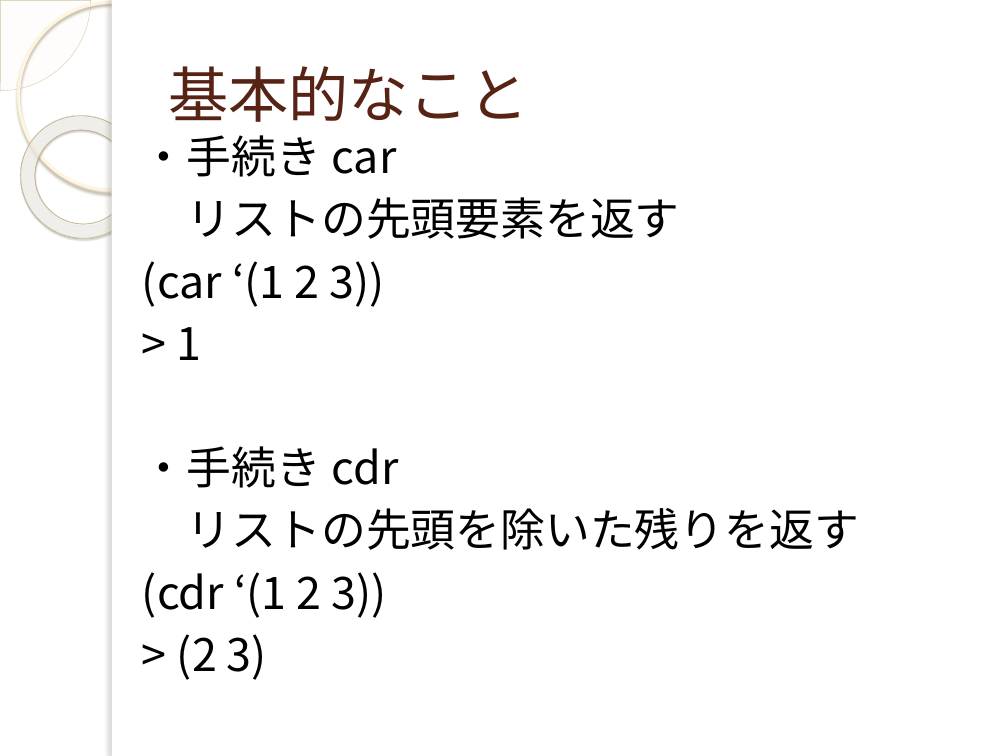
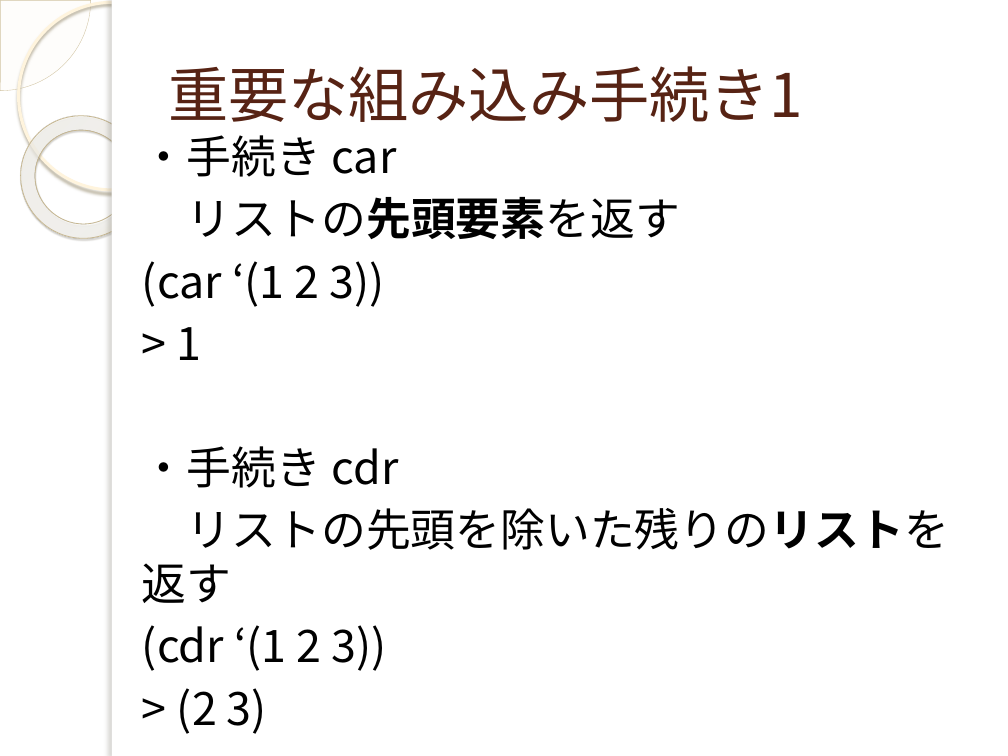
Before and after one commit to yuridonus/FEstudy, a slide deck: slide 15 of scheme.pptx (slide 14 before the commit). Drawn at 1008x756 pixels with LibreOffice and Linux fonts; fonts in the diff are those of the drawing; background and template pictures are left out. Boxes give left, top, right and bottom in pixels: in the first picture for what was removed or moved away, otherwise in the second. Text is boxed around its words. In the diff, an @@ line names an element or a change of style, - is before the commit and + after.

```diff
--- a/scheme.pptx
+++ b/scheme.pptx
@@ title at [168,66,803,122]: text changed @@
-基本的なこと
+重要な組み込み手続き1
@@ text at [187,197,680,239]: bold on in "リストの先頭要素を返す" @@
@@ text at [142,508,950,603]: text changed @@
-リストの先頭を除いた残りを返す
+リストの先頭を除いた残りのリストを返す
```
Also in this commit, not shown: 4 other slides changed, 4 slides added.
